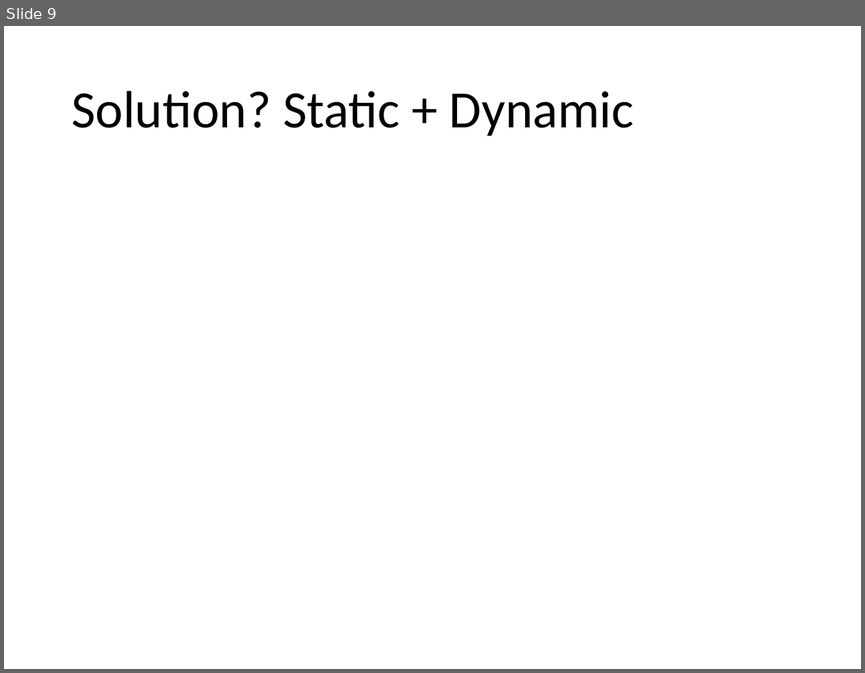
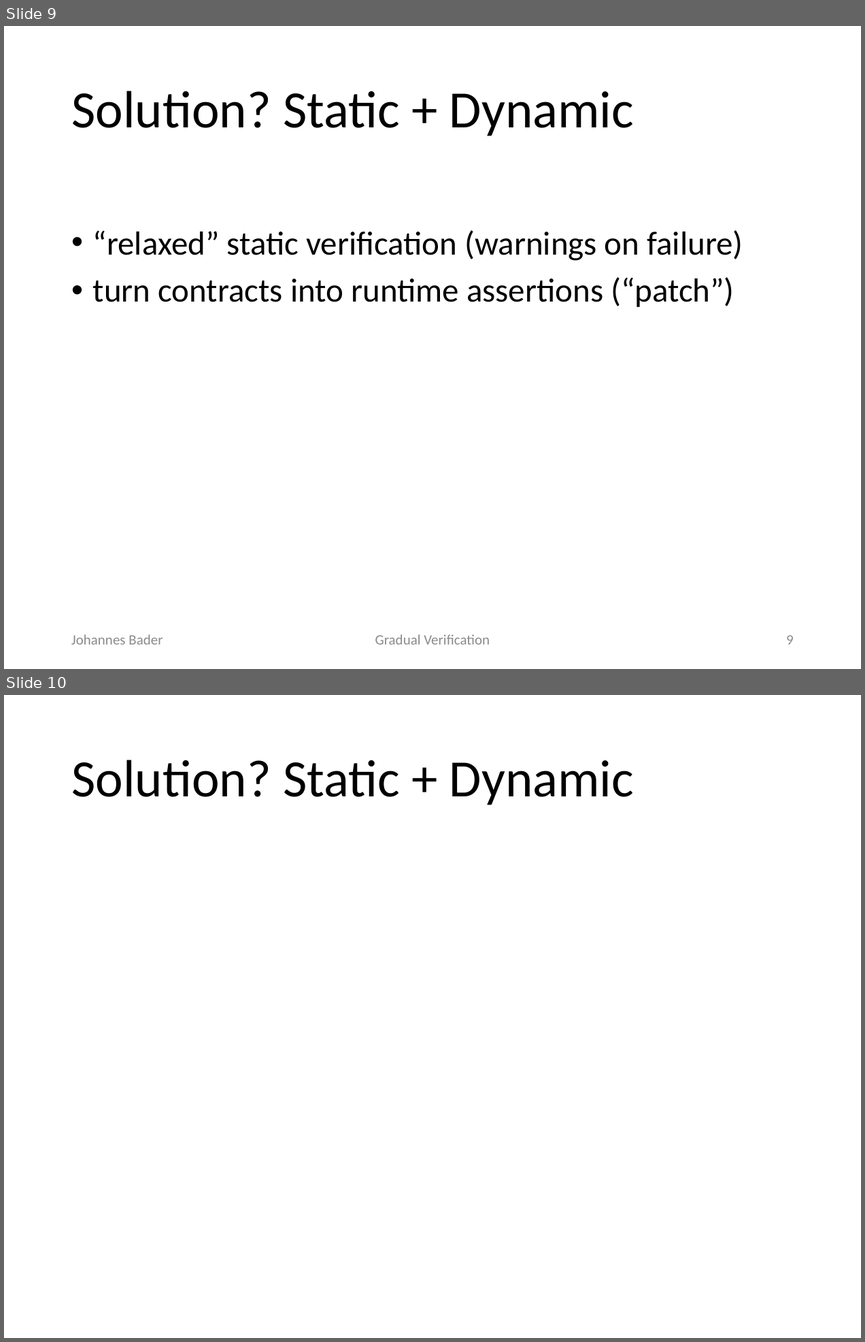
Before and after one commit to olydis/GradVer, a slide deck: latex/PLunch.pptx. Shown one above the other, each under a label of ours: slide 9 before the commit, slides 9 and 10 after it. The pictures are 865x673 and 865x1342 pixels, drawn with LibreOffice and Linux fonts; fonts in the diff are those of the drawing; background and template pictures are left out. Boxes give left, top, right and bottom in pixels: in the first picture for what was removed or moved away, otherwise in the second. Text is boxed around its words. In the diff, an @@ line names an element or a change of style, - is before the commit and + after.

```diff
--- a/latex/PLunch.pptx
+++ b/latex/PLunch.pptx
@@ slide 9 added at <box>4,26,861,669</box>, background #FFFFFF @@
@@ title added at <box>71,91,634,136</box>, 44 pt, text #000000 @@
+Solution? Static + Dynamic
@@ text added at <box>93,230,743,307</box>, 28 pt, text #000000 @@
+• “relaxed” static verification (warnings on failure)
+• turn contracts into runtime assertions (“patch”)
@@ text added at <box>71,634,162,644</box>, 12 pt, text #8C8C8C @@
+Johannes Bader
@@ text added at <box>375,634,490,644</box>, 12 pt, text #8C8C8C @@
+Gradual Verification
@@ page number added at <box>786,635,793,644</box>, 12 pt, text #8C8C8C @@
+9
@@ what was slide 9 is now slide 10 @@
```
Also in this commit, not shown: 27 slides changed, 7 other slides added.
